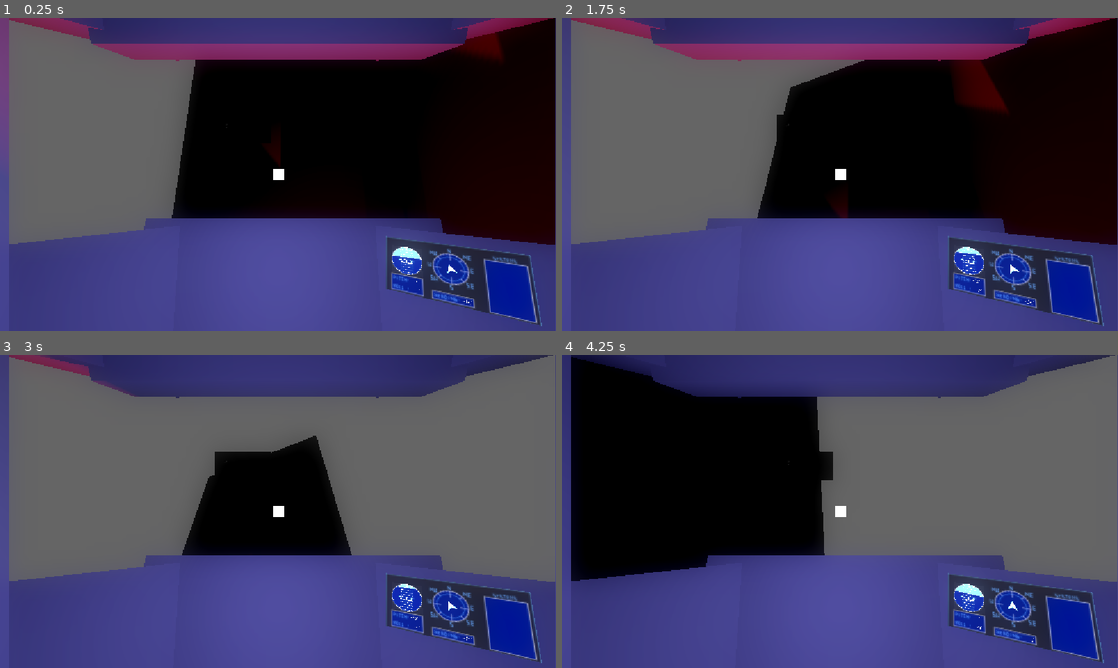
Above: before the commit, frames 1-4 (two rows, left to right).
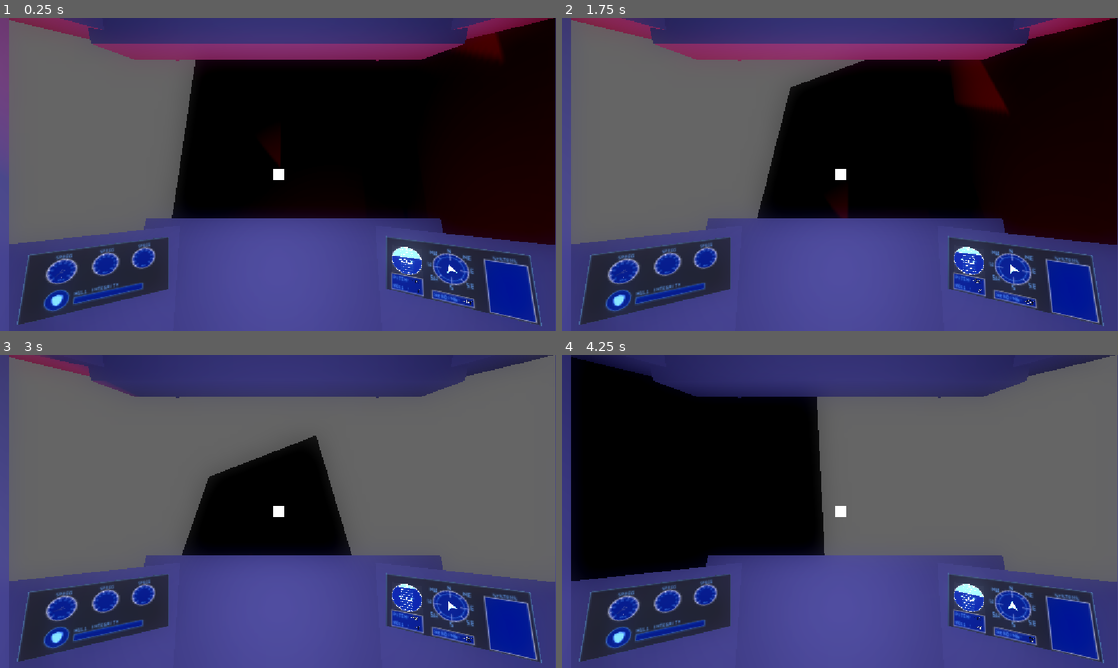
Above: after the commit, the same moments.

Repository: LitheFulminare/Abyssal-Cleaner
Game: Godot game, scene res://Prototyping/Test scene.tscn
Two runs of this game, one before a commit and one after it. Both use one fixed random seed, a clock stepped at 60 frames per second and the inputs below. The engine's default icon, where the game draws it, is replaced by a stand-in: a white triangle on a blue panel in a dark square.
Inputs (mouse positions are in pixels of both pictures, inside the frame that each line leads up to):
- Up to frame 1 (0.25 s): no input
- Up to frame 2 (1.75 s): move the mouse to (962, 158) at 0.52 s; press the mouse at (962, 158) at 0.53 s; hold D (Right) 0.53-1.28 s; move the mouse to (728, 190) at 1.27 s; release the mouse at (728, 190) at 1.28 s; hold S (Backwards) from 1.28 s (still down); click (728, 190) at 1.35 s
- Up to frame 3 (3 s): move the mouse to (333, 442) at 2.02 s; release S (Backwards) at 2.03 s; press the mouse at (333, 442) at 2.03 s; hold D (Right) 2.03-2.78 s; move the mouse to (250, 574) at 2.77 s; release the mouse at (250, 574) at 2.78 s; hold W (Forward) from 2.78 s (still down); click (250, 574) at 2.85 s
- Up to frame 4 (4.25 s): move the mouse to (1006, 558) at 3.52 s; release W (Forward) at 3.53 s; press the mouse at (1006, 558) at 3.53 s; hold A (Left) from 3.53 s (still down)

The runs differ from the first frame. In frame 1, 5.0% of the frame differs, in the area x 3-86%, y 34-98%; in frame 2, 5.0%; in frame 3, 5.4%, in the area x 3-86%, y 30-98%; in frame 4, 5.2%.

Commit message:
weapon overheats

Diff:
--- a/abyssal-cleaner-3d/Player/Screens/Left Screen/left_screen.tscn
+++ b/abyssal-cleaner-3d/Player/Screens/Left Screen/left_screen.tscn
@@ -1,14 +1,21 @@
 [gd_scene format=3 uid="uid://ba7gkhwyineqm"]
 
-[ext_resource type="Material" uid="uid://nx6q0sgto68v" path="res://Player/Screens/Screen_Base_Material.tres" id="1_haeuj"]
 [ext_resource type="Texture2D" uid="uid://bnj3rj2u5f2ug" path="res://Player/Screens/Left Screen/Left Screen.png" id="2_e3w78"]
 [ext_resource type="Script" uid="uid://bhv0nobtxpj7s" path="res://Player/Screens/Left Screen/left_screen.gd" id="3_1rth6"]
 [ext_resource type="Texture2D" uid="uid://6kq0jeav3rpn" path="res://Player/Screens/Left Screen/Needle.png" id="3_mf0ca"]
 [ext_resource type="FontFile" uid="uid://npl5gipc8g37" path="res://Assets/Fonts/ds_digital/DS-DIGI.TTF" id="5_g77em"]
 
+[sub_resource type="StandardMaterial3D" id="StandardMaterial3D_1rth6"]
+albedo_color = Color(1.5720325, 1.5720325, 1.5720325, 1)
+albedo_texture = ExtResource("2_e3w78")
+emission_enabled = true
+emission = Color(1.5720325, 1.5720325, 1.5720325, 1)
+emission_operator = 1
+emission_texture = ExtResource("2_e3w78")
+
 [node name="Left Screen" type="Sprite3D" unique_id=1774698677 node_paths=PackedStringArray("speed_needle", "speed_label")]
 transform = Transform3D(0.03, 0, 0, 0, 0.02999999, 0, 0, 0, 0.02999999, 0, 0, 0)
-material_overlay = ExtResource("1_haeuj")
+material_override = SubResource("StandardMaterial3D_1rth6")
 texture = ExtResource("2_e3w78")
 script = ExtResource("3_1rth6")
 speed_needle = NodePath("Speed needle")
@@ -24,5 +31,6 @@
 [node name="Speed display" type="Label3D" parent="." unique_id=1399773911]
 transform = Transform3D(3.5900002, 0, 0, 0, 3.5899997, 0, 0, 0, 3.5899997, -8.052351, 1.0476328, 0.01)
 render_priority = 1
+outline_modulate = Color(0, 0, 0, 0)
 text = "99"
 font = ExtResource("5_g77em")
--- a/abyssal-cleaner-3d/Player/Screens/Orientation/orientation_screen.tscn
+++ b/abyssal-cleaner-3d/Player/Screens/Orientation/orientation_screen.tscn
@@ -7,7 +7,6 @@
 [ext_resource type="FontFile" uid="uid://npl5gipc8g37" path="res://Assets/Fonts/ds_digital/DS-DIGI.TTF" id="5_64byu"]
 
 [sub_resource type="StandardMaterial3D" id="StandardMaterial3D_8d6tc"]
-transparency = 1
 albedo_color = Color(1.5720325, 1.5720325, 1.5720325, 1)
 albedo_texture = ExtResource("2_1rg3u")
 emission_enabled = true
--- a/abyssal-cleaner-3d/Player/submarine.tscn
+++ b/abyssal-cleaner-3d/Player/submarine.tscn
@@ -4,7 +4,6 @@
 [ext_resource type="PackedScene" uid="uid://csh3st7qcjppx" path="res://Player/Submarine_HUD.tscn" id="2_k4f85"]
 [ext_resource type="PackedScene" uid="uid://ba7gkhwyineqm" path="res://Player/Screens/Left Screen/left_screen.tscn" id="3_fjnjb"]
 [ext_resource type="PackedScene" uid="uid://r375g63wj4kf" path="res://Player/Screens/Orientation/orientation_screen.tscn" id="3_qvldv"]
-[ext_resource type="Material" uid="uid://nx6q0sgto68v" path="res://Player/Screens/Screen_Base_Material.tres" id="4_8ynie"]
 [ext_resource type="Script" uid="uid://5k10x7ohkma" path="res://Components/movement_component.gd" id="4_ppap2"]
 [ext_resource type="Texture2D" uid="uid://cu7bnq3gxj1fi" path="res://icon.svg" id="5_lp6rj"]
 [ext_resource type="Script" uid="uid://do2ka0kv5k6rh" path="res://Components/input_component.gd" id="7_ywa30"]
@@ -42,9 +41,8 @@
 
 [node name="Left Screen" parent="Screens" unique_id=1774698677 instance=ExtResource("3_fjnjb")]
 unique_name_in_owner = true
-transform = Transform3D(0.03, 0, 0, 0, 0.029999988, 0, 0, 0, 0.029999988, -0.5330544, 0.83266866, -2.914217)
-material_override = ExtResource("4_8ynie")
-material_overlay = null
+transform = Transform3D(0.008754645, -0.0014210443, 0.0046191774, 0, 0.009557925, 0.0029404021, -0.004832823, -0.0025742175, 0.008367626, -0.433, -0.1, -0.344)
+shaded = true
 
 [node name="Model" type="Node3D" parent="." unique_id=2057724929]
 transform = Transform3D(1, 0, 0, 0, 0.99999994, 0, 0, 0, 0.99999994, 0, 0, 0)
--- a/abyssal-cleaner-3d/Submarine Parts/Weapons/Cannon/cannon.gd
+++ b/abyssal-cleaner-3d/Submarine Parts/Weapons/Cannon/cannon.gd
@@ -11,9 +11,12 @@
 
 	spawn_point = %ProjectileSpawnPoint
 	projectile_pool = %ObjectPool
+	cooldown_timer = %CooldownTimer
+	cooldown_timer.timeout.connect(on_cooldown_timer_timeout)
 	projectile_pool.create_pool(CANNON_PROJECTILE, 20)
 	projectile_scene = CANNON_PROJECTILE
 	shoot_delay = 1 / stats.fire_rate
+	heat_loss_per_tick = stats.heat_loss / Engine.physics_ticks_per_second
 
 func set_firing_mode() -> void:
 	match stats.firing_type:
--- a/abyssal-cleaner-3d/Submarine Parts/Weapons/Cannon/cannon.tscn
+++ b/abyssal-cleaner-3d/Submarine Parts/Weapons/Cannon/cannon.tscn
@@ -15,3 +15,7 @@
 unique_name_in_owner = true
 script = ExtResource("2_8gi44")
 metadata/_custom_type_script = "uid://bovnuf0yg4li"
+
+[node name="CooldownTimer" type="Timer" parent="." unique_id=1659092842]
+unique_name_in_owner = true
+one_shot = true
--- a/abyssal-cleaner-3d/Submarine Parts/Weapons/Cannon/cannon_stats.tres
+++ b/abyssal-cleaner-3d/Submarine Parts/Weapons/Cannon/cannon_stats.tres
@@ -5,4 +5,5 @@
 [resource]
 resource_name = "Cannon Stats"
 script = ExtResource("1_a1c6g")
+overheat_cooldown = 3.0
 metadata/_custom_type_script = "uid://d2nf6hj83r51t"
--- a/abyssal-cleaner-3d/Submarine Parts/Weapons/base_projectile.gd
+++ b/abyssal-cleaner-3d/Submarine Parts/Weapons/base_projectile.gd
@@ -13,7 +13,7 @@
 func _ready() -> void:
 	pass
 
-func _process(delta: float) -> void:
+func _process(_delta: float) -> void:
 	pass
 
 func enable() -> void:
--- a/abyssal-cleaner-3d/Submarine Parts/Weapons/base_weapon.gd
+++ b/abyssal-cleaner-3d/Submarine Parts/Weapons/base_weapon.gd
@@ -5,38 +5,48 @@
 var projectile_pool: ObjectPool
 var spawn_point: Marker3D
 var projectile_scene: PackedScene
+var cooldown_timer: Timer
 
 var cooldown: float
 var can_fire: bool = true
 var shoot_delay: float
+var current_heat: float = 0.0
+var is_cooling_down: bool = false
+var heat_loss_per_tick: float
+var weapon_overheated: bool = false
 
 var current_weapon_firing_mode: Callable
 
 func _ready() -> void:
 	pass
 
+func _physics_process(_delta: float) -> void:
+	if is_cooling_down:
+		cooldown_weapon()
+
 func _process(delta: float) -> void:
 	if can_fire == false:
 		cooldown += delta
 		if cooldown > shoot_delay:
 			can_fire = true
-			cooldown = 0
+			cooldown = 0.0
 
 @abstract
 ## Set stats, projectile_pool, spawn_point and projectile_scene.
 func initialize() -> void
 
 func shoot() -> void:
+	if !can_fire || weapon_overheated:
+		return
+
+	# Without this, the weapon cools down while shooting, could be interesting
+	is_cooling_down = false
 	current_weapon_firing_mode.call()
 
 func shoot_automatic() -> void:
-	if !can_fire:
-		return
-
-	var projectile: Projectile = projectile_pool.acquire()
-	projectile.global_position = spawn_point.global_position
-	projectile.direction = -spawn_point.global_transform.basis.z.normalized()
-	projectile.global_transform.basis = spawn_point.global_transform.basis
+	_spawn_projectile()
+	if stats.ammo_type == stats.AMMO_TYPE.OVERHEAT:
+		increase_heat()
 
 	can_fire = false
 
@@ -45,3 +55,36 @@
 
 func shoot_laser() -> void:
 	print("Laser shot (method not implemented)")
+
+func _spawn_projectile() -> void:
+	var projectile: Projectile = projectile_pool.acquire()
+	projectile.global_position = spawn_point.global_position
+	projectile.direction = -spawn_point.global_transform.basis.z.normalized()
+	projectile.global_transform.basis = spawn_point.global_transform.basis
+
+func increase_heat() -> void:
+	current_heat += stats.heat_buildup
+	if current_heat >= stats.max_heat:
+		current_heat = 100.0
+		overheat()
+	else:
+		cooldown_timer.start(stats.cool_delay)
+	print("Current Heat: " + str(current_heat))
+
+func overheat() -> void:
+	# Trigger particles and sounds here
+	weapon_overheated = true
+	print("WEAPON OVERHEATED")
+	cooldown_timer.start(stats.overheat_cooldown)
+
+func cooldown_weapon() -> void:
+	print("Cooling down")
+	current_heat -= heat_loss_per_tick
+	if current_heat <= 0.0:
+		current_heat = 0.0
+		is_cooling_down = false
+		weapon_overheated = false
+	print("Current heat: " + str(current_heat))
+
+func on_cooldown_timer_timeout() -> void:
+	is_cooling_down = true
--- a/abyssal-cleaner-3d/Submarine Parts/Weapons/weapon_stats.gd
+++ b/abyssal-cleaner-3d/Submarine Parts/Weapons/weapon_stats.gd
@@ -4,6 +4,8 @@
 enum FIRING_TYPE {AUTOMATIC, BURST, LASER}
 enum AMMO_TYPE {OVERHEAT, AMMO}
 
+@export_group("Weapon Info")
+@export var name: String = "Canon"
 @export var damage: float = 10
 @export_custom(PROPERTY_HINT_NONE, "suffix:sec") var projectile_lifespan: float = 1
 
@@ -28,7 +30,10 @@
 
 # Overheat
 @export var max_heat: float = 100
-@export_custom(PROPERTY_HINT_NONE, "suffix:heat/shot") var heat_buildup: float = 15
+@export_custom(PROPERTY_HINT_NONE, "suffix:heat/shot") var heat_buildup: float = 10
+@export_custom(PROPERTY_HINT_NONE, "suffix:sec") var cool_delay: float = 1
+## Heat lost per second.
+@export_custom(PROPERTY_HINT_NONE, "suffix:heat/sec") var heat_loss: float = 20
 @export_custom(PROPERTY_HINT_NONE, "suffix:sec") var overheat_cooldown: float = 5
 
 # Ammo
@@ -45,7 +50,7 @@
 				property.usage = PROPERTY_USAGE_NO_EDITOR
 
 		# Ammo Type
-		"heat_buildup", "overheat_cooldown":
+		"heat_buildup", "overheat_cooldown", "heat_loss", "overheat_cooldown":
 			if ammo_type != AMMO_TYPE.OVERHEAT:
 				property.usage = PROPERTY_USAGE_NO_EDITOR
 		"ammo":
